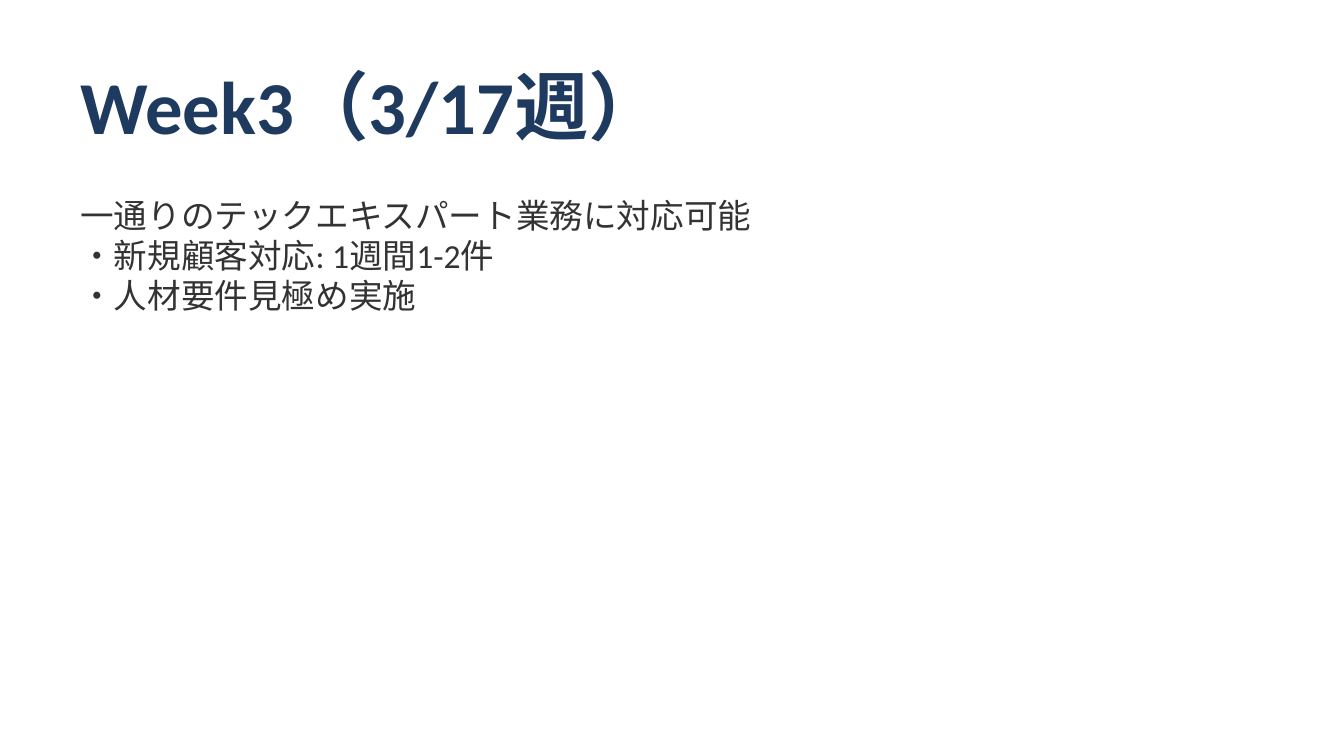
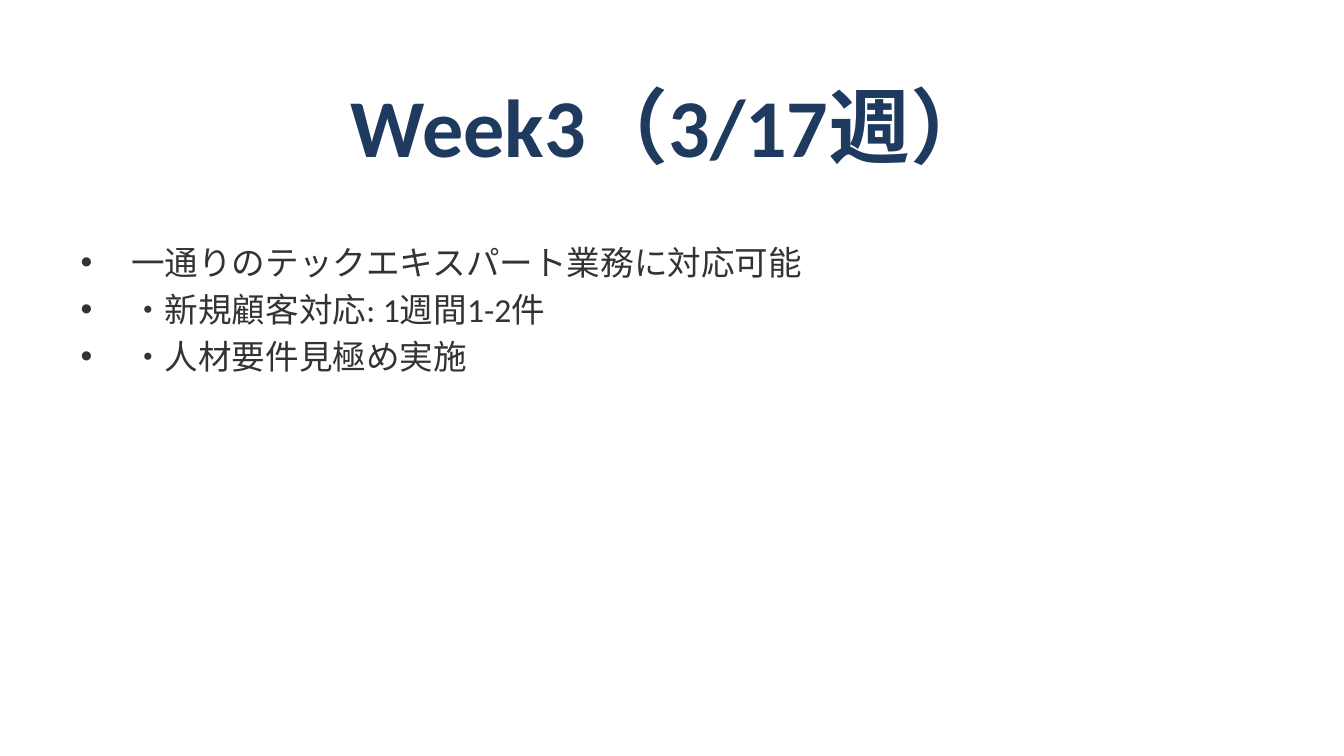
Before and after one commit to shoichitsuno-collab/MySpace_Shoichi-Tsuno, a slide deck: slide 7 of 匠技研工業プロジェクト_オンボーディング計画.pptx. Drawn at 1344x756 pixels with LibreOffice and Linux fonts; fonts in the diff are those of the drawing. Boxes give left, top, right and bottom in pixels: in the first picture for what was removed or moved away, otherwise in the second. Text is boxed around its words. In the diff, an @@ line names an element or a change of style, - is before the commit and + after.

```diff
--- a/匠技研工業プロジェクト_オンボーディング計画.pptx
+++ b/匠技研工業プロジェクト_オンボーディング計画.pptx
@@ title "Week3（3/17週）" moved from (x1=80, y1=73, x2=663, y2=142) to (x1=351, y1=89, x2=993, y2=165) @@
@@ title "Week3（3/17週）" at (x1=351, y1=89, x2=993, y2=165): size 40 to 44 pt; alignment left to centre; vertical alignment top to middle @@
@@ text at (x1=131, y1=246, x2=802, y2=372): text changed @@
-一通りのテックエキスパート業務に対応可能
-・新規顧客対応: 1週間1-2件
-・人材要件見極め実施
+• 一通りのテックエキスパート業務に対応可能
+• ・新規顧客対応: 1週間1-2件
+• ・人材要件見極め実施
```
Also in this commit, not shown: 13 other slides changed.
